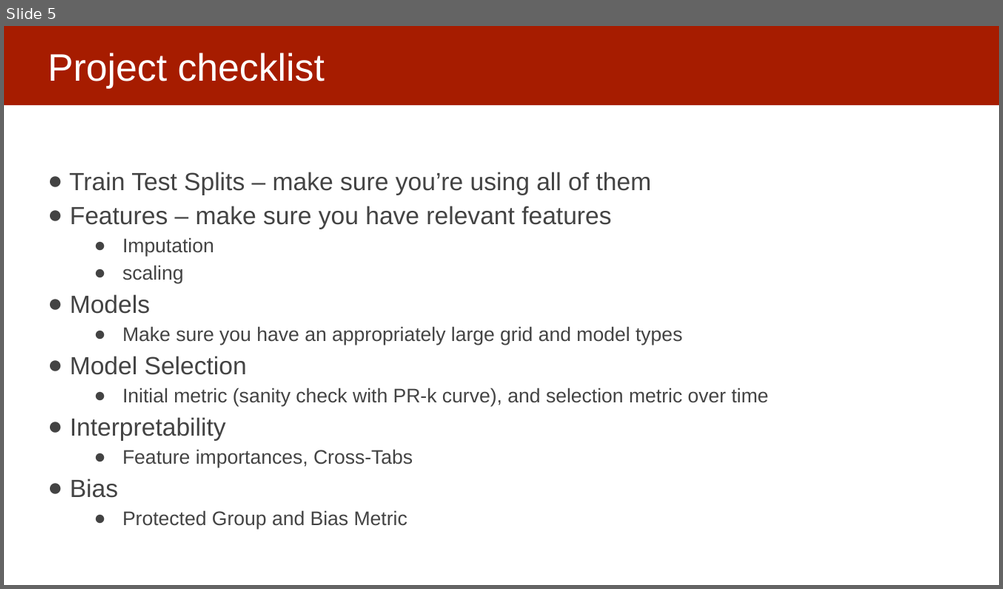
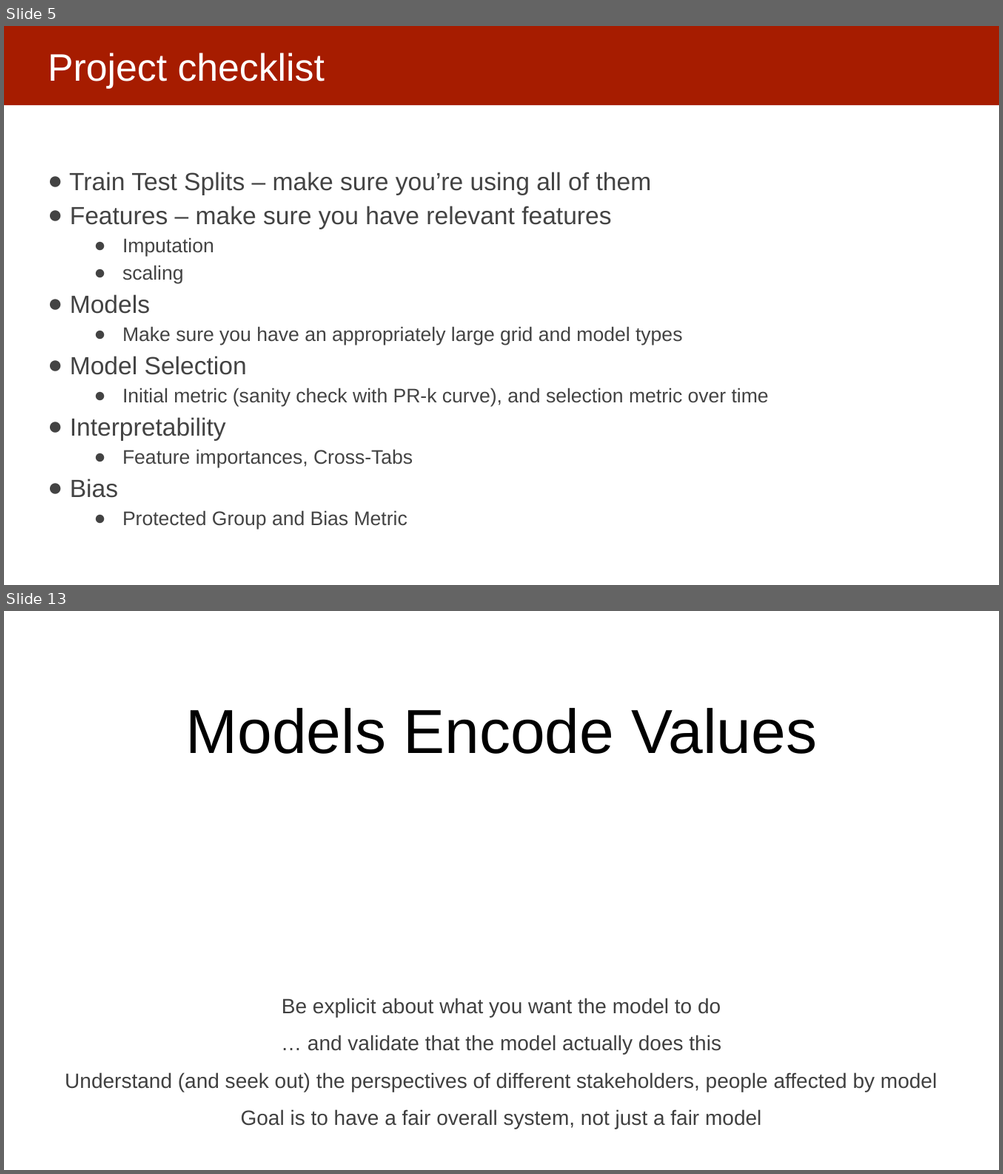
Before and after one commit to dssg/mlforpublicpolicylab, a slide deck: Lectures/21-causal-inference.pptx. Shown one above the other, each under a label of ours: slide 5 before the commit, slides 5 and 13 after it; the slides between them are not shown. The pictures are 1003x589 and 1003x1174 pixels, drawn with LibreOffice and Linux fonts; fonts in the diff are those of the drawing. Boxes give left, top, right and bottom in pixels: in the first picture for what was removed or moved away, otherwise in the second. Text is boxed around its words. In the diff, an @@ line names an element or a change of style, - is before the commit and + after.

```diff
--- a/Lectures/21-causal-inference.pptx
+++ b/Lectures/21-causal-inference.pptx
@@ slide 13 added at (4,611,999,1170), background #FFFFFF @@
@@ text added at (186,708,817,754), 60 pt, text #000000 @@
+Models Encode Values
@@ text added at (65,998,936,1129), 20 pt, text #404040 @@
+Be explicit about what you want the model to do
+… and validate that the model actually does this
+Understand (and seek out) the perspectives of different stakeholders, people affected by model
+Goal is to have a fair overall system, not just a fair model
```
Also in this commit, not shown: 18 slides changed, 7 other slides added.
